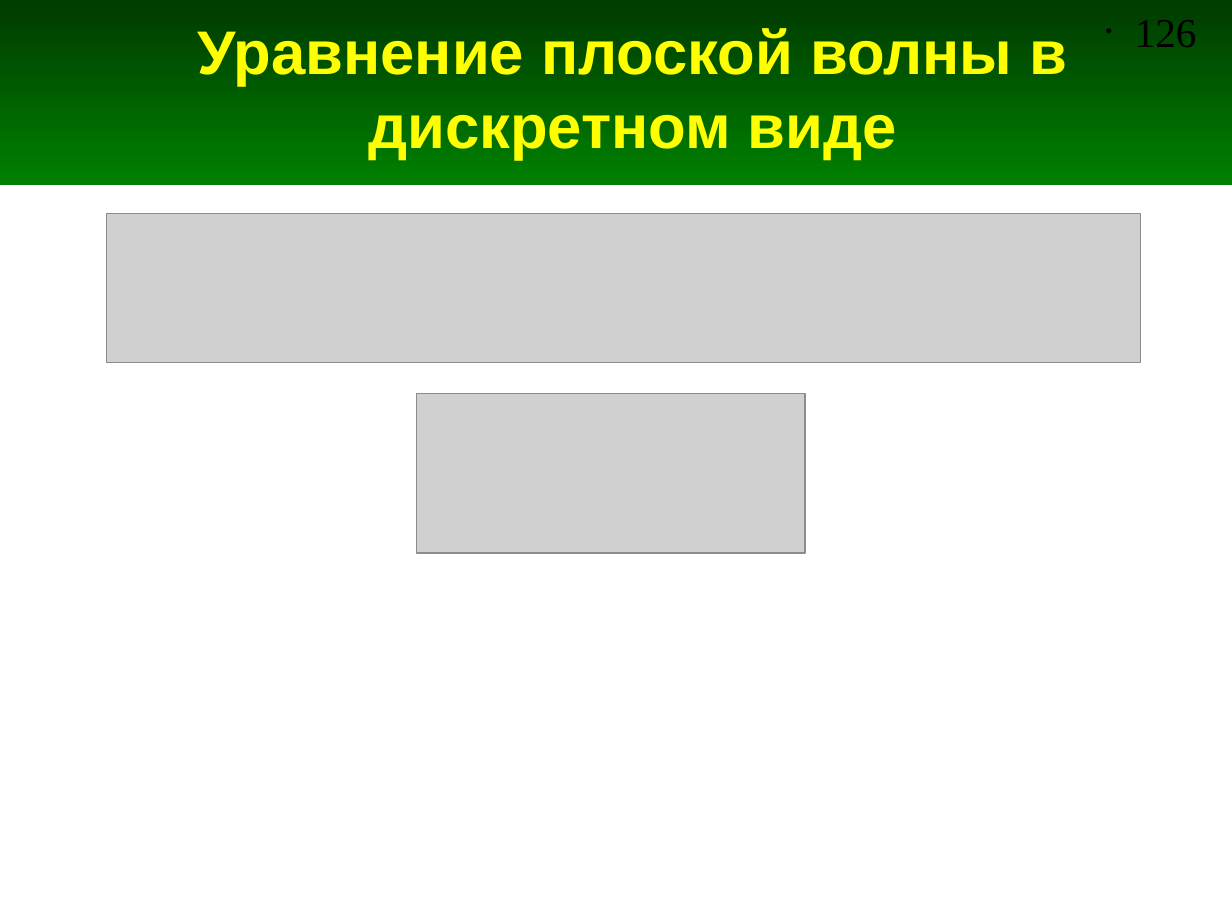
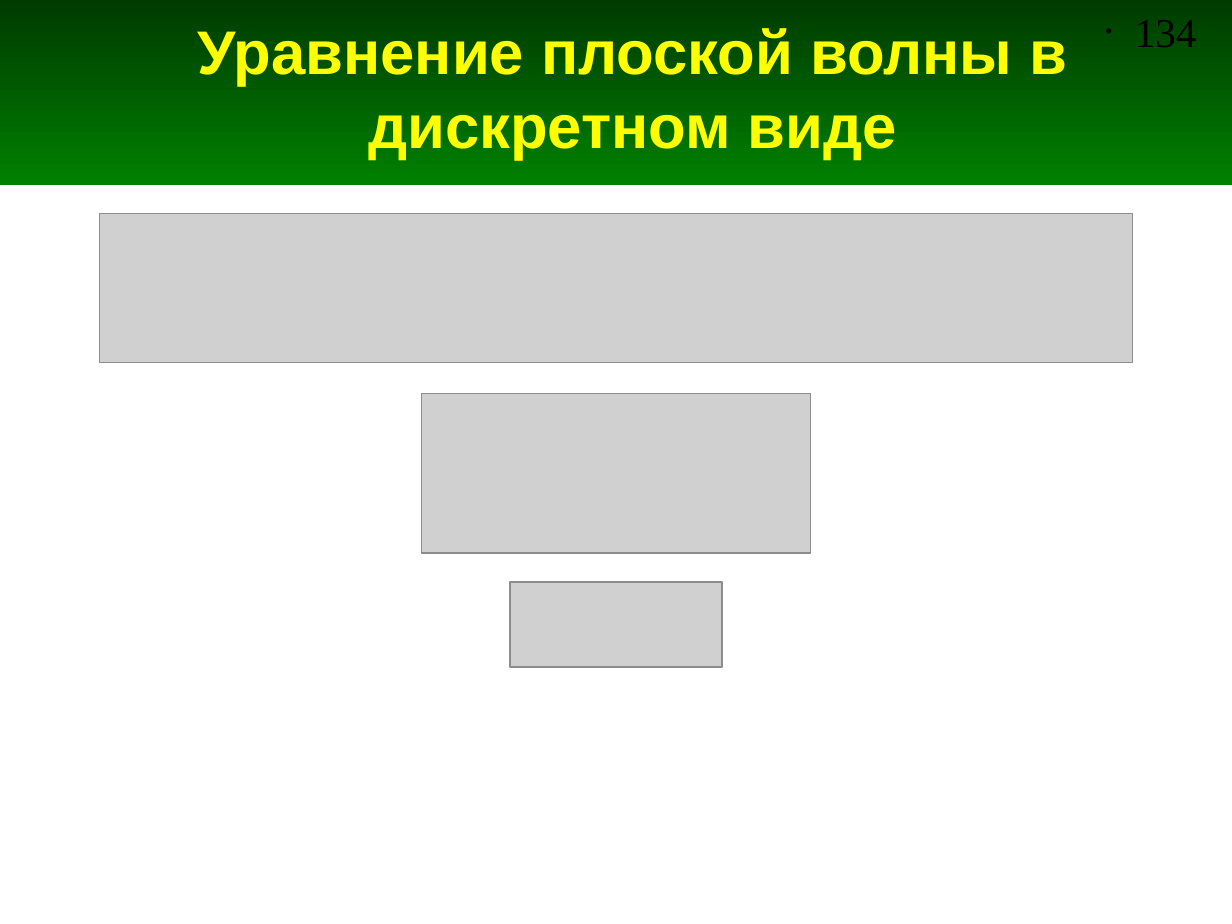
Before and after one commit to andris0147sv/modelling, a slide deck: slide 134 of presentations/2. FDTD.odp (slide 126 before the commit). Drawn at 1232x924 pixels with LibreOffice and Linux fonts; fonts in the diff are those of the drawing; grey boxes stand for pictures. Boxes give left, top, right and bottom in pixels: in the first picture for what was removed or moved away, otherwise in the second. Text is boxed around its words. In the diff, an @@ line names an element or a change of style, - is before the commit and + after.

```diff
--- a/presentations/2. FDTD.odp
+++ b/presentations/2. FDTD.odp
@@ page number at (x1=1135, y1=20, x2=1197, y2=47): text changed @@
-• 126
+• 134
@@ picture moved from (x1=107, y1=213, x2=1141, y2=362) to (x1=100, y1=213, x2=1133, y2=362) @@
@@ picture moved from (x1=416, y1=394, x2=806, y2=553) to (x1=421, y1=394, x2=811, y2=553) @@
@@ picture added at (x1=510, y1=582, x2=722, y2=667) @@
```
Also in this commit, not shown: 10 other slides changed.
